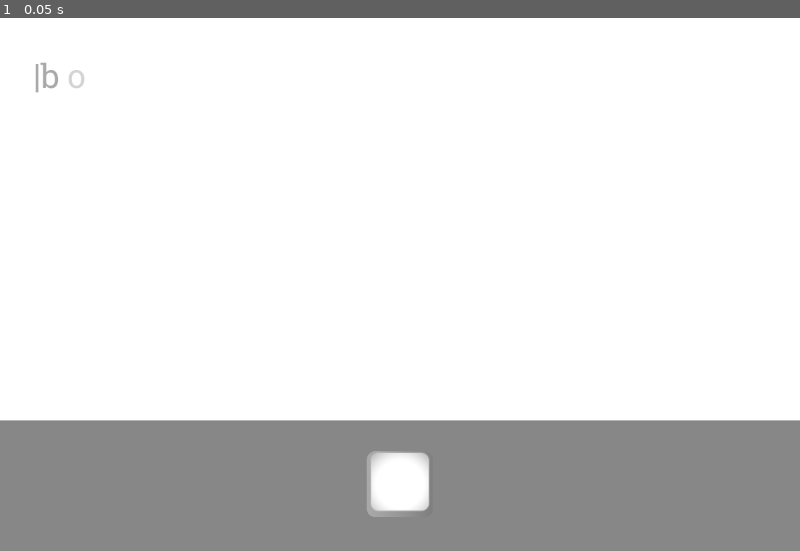
Above: before the commit, frame 1.
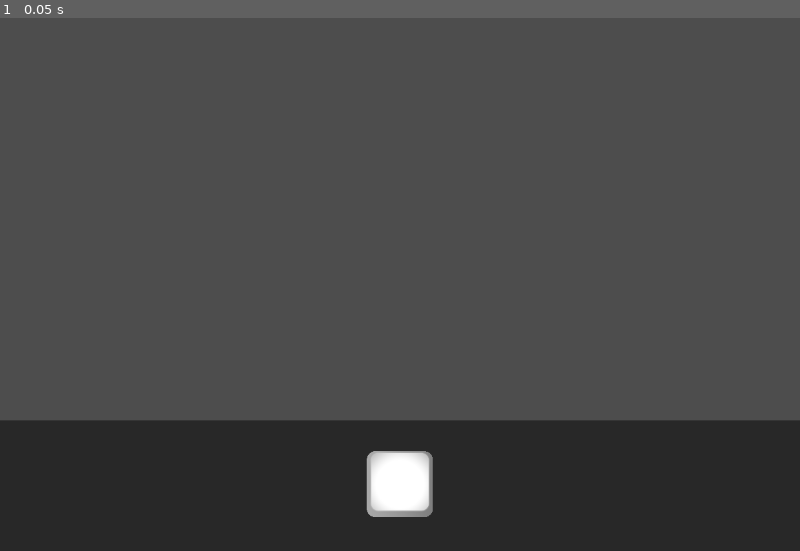
Above: after the commit, the same moment.

Repository: CoupCritik/GodotMusicMail
Game: Godot game, scene res://Scenes/main.tscn
The game is run twice, just before and just after one commit, with the same random seed, the same clock (stepped at 60 frames per second) and the same inputs. Sound files missing from this copy of the repository are replaced by a short silence.
Inputs:
- Up to frame 1 (0.05 s): no input

The runs differ from the first frame. In frame 1, 99% of the frame differs, in the area x 0-100%, y 0-100%.
Error after the commit: Parse Error: Identifier "top" not declared in the current scope. (res://Scripts/main.gd:95)

Commit message:
Mise à jourrrr

Diff:
--- a/Scenes/main.tscn
+++ b/Scenes/main.tscn
@@ -4,7 +4,7 @@
 [ext_resource type="AudioStream" uid="uid://u1x24r8i5p51" path="res://Audio/In-the-hall-of-the-mountain-king.mp3" id="2_bo1nx"]
 [ext_resource type="Texture2D" uid="uid://b07dr5eyb8j2c" path="res://Sprites/touche.png" id="3_jjvhh"]
 [ext_resource type="Texture2D" uid="uid://ct62aes246k3s" path="res://Sprites/barre.png" id="3_kry3j"]
-[ext_resource type="Script" uid="uid://dpi1p4nb8trd8" path="res://Scripts/Touche.gd" id="4_kry3j"]
+[ext_resource type="Script" path="res://Scenes/Touche.gd" id="4_kry3j"]
 
 [node name="Main" type="Node2D"]
 script = ExtResource("1_jjgbg")
--- a/Scripts/main.gd
+++ b/Scripts/main.gd
@@ -1,9 +1,9 @@
 extends Node2D
 
-var bpm =114.0
+var bpm = 110.43
 var beat = 0
 
-var topchrono = 5.7413 #Début de chaque changement de bpm
+var topchrono = 5.4569 #Début de chaque changement de bpm
 var tempbeat = 0 #Numéro du beat de début de changement de phrase
 
 signal OnBeat(numbeat:int) #Signal qui sera envoyé à chaque beat
@@ -15,24 +15,53 @@
 
 #Tous les beats auquel il faut changer le bpm
 var dico = {
-	0:114.0,
-	16:118.0,
-	32:122.0,
-	48:119.0,
-	96:124.0,
-	112:128.0,
-	128:132.0,
-	144:139.0,
-	160:144.0,
-	176:148.0,
-	192:156.0,
-	208:160.0,
-	224:164.0,
-	256:172.0,
-	272:180.0,
-	288:188.0
+	0:110.43,
+	16: 116.829,
+	32:120.45,
+	48:118.95,
+	64:118.8089,
+	80:119.31,
+	96:123.49,
+	112:126.7,
+	128:132.5,
+	144:137.8,
+	160:143.21,
+	176:150.011,
+	192:159.95,
+	208:160.46,
+	224:163.259,
+	240:163.69,
+	256:171.505,
+	272:175.56,
+	288:192.415,
+	304:192.6125,
+	320:185.5, #Ou 192 selon expérience
+	336:110.0
 }
-
+var chronoschangements = {
+	0:5.4569,
+	16: 14.1441,
+	32:22.3398,
+	48:30.3447,
+	64:38.4062,
+	80:46.5496,
+	96:54.5894,
+	112:62.3462,
+	128:69.9230,
+	144:77.1622,
+	160:84.1470,
+	176:90.8563,
+	192:97.2435,
+	208:103.2383,
+	224:109.2203,
+	240:115.1071,
+	256:120.9452,
+	272:126.5591,
+	288:132.0463,
+	304:137.0349,
+	320:142.0246,
+	336:148.0
+}
 var hitlist = [] #Liste de si on doit appuyer à ce beat où non
 
 var bpmlist = [] #Liste du bpm associé à chaque beat
@@ -50,7 +79,7 @@
 	move_child(text, 0)
 
 	#Initialisation de hitlist
-	for i in range (300):
+	for i in range (400):
 		if ((i+1)%16==0):
 			hitlist.append(false)
 		else:
@@ -61,7 +90,9 @@
 		for j in range(dico.keys()[i+1]-dico.keys()[i]):
 			bpmlist.append(dico[dico.keys()[i]])
 
-
+	#Initialisation de topslits
+	for i in range(400):
+		top
 
 
 
@@ -82,8 +113,8 @@
 
 func _on_on_beat(numbeat: int) -> void:
 	if hitlist[numbeat+4]:
-
 		var b = baton.instantiate()
+		print(b)
 		b.speedscale = bpmlist[beat+4]/(60*4.0)
 		add_child(b)
 
Not shown: 1 places in Scenes/baton.tscn that only renumber resources
